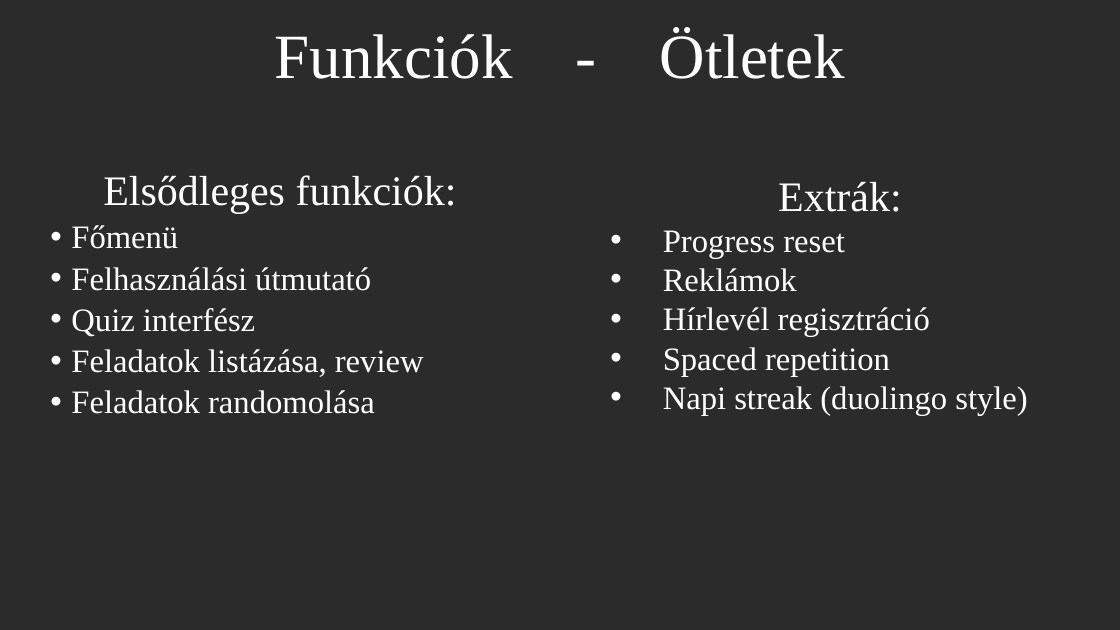
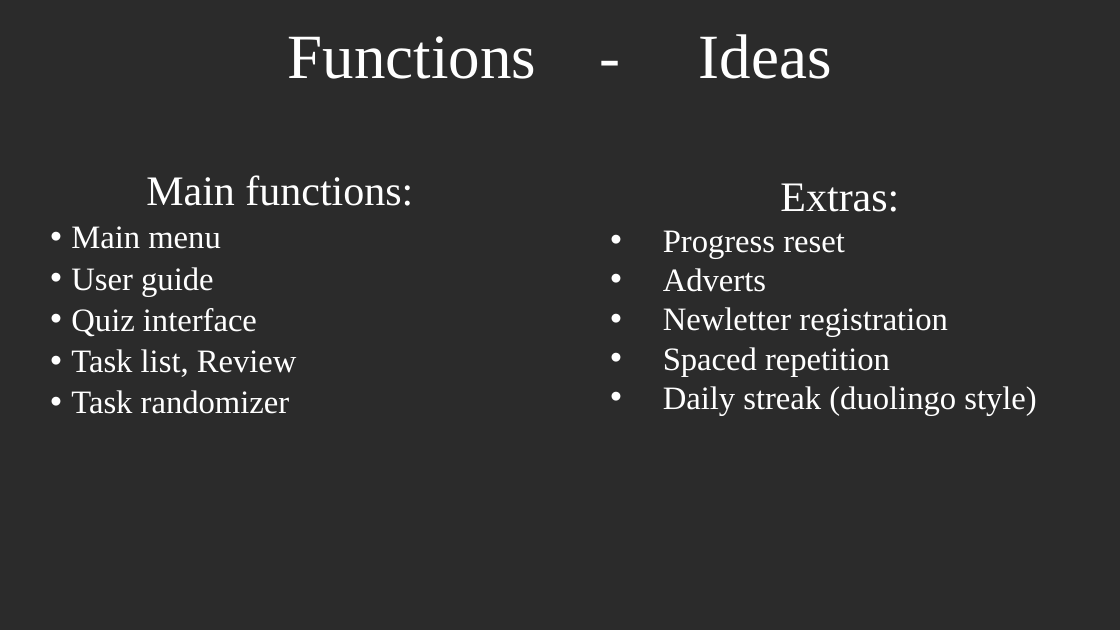
Before and after one commit to zsolti6/Erettsegizzunk, a slide deck: slide 3 of erettsegizzunk.pptx. Drawn at 1120x630 pixels with LibreOffice and Linux fonts; fonts in the diff are those of the drawing; background and template pictures are left out; a plain dark background stands for a picture behind light text. Boxes give left, top, right and bottom in pixels: in the first picture for what was removed or moved away, otherwise in the second. Text is boxed around its words. In the diff, an @@ line names an element or a change of style, - is before the commit and + after.

```diff
--- a/erettsegizzunk.pptx
+++ b/erettsegizzunk.pptx
@@ title at (288,34,832,79): text changed @@
-Funkciók - Ötletek
+Functions - Ideas
@@ text at (71,175,413,414): text changed @@
-Elsődleges funkciók:
-  • Főmenü
-  • Felhasználási útmutató
-  • Quiz interfész
-  • Feladatok listázása, review
-  • Feladatok randomolása
+Main functions:
+  • Main menu
+  • User guide
+  • Quiz interface
+  • Task list, Review
+  • Task randomizer
@@ text at (780,183,899,212): text changed @@
-Extrák:
+Extras:
@@ text at (663,268,948,337): text changed @@
-  • Reklámok
-  • Hírlevél regisztráció
+  • Adverts
+  • Newletter registration
@@ text at (663,386,1036,415): text changed @@
-  • Napi streak (duolingo style)
+  • Daily streak (duolingo style)
```
Also in this commit, not shown: 3 other slides changed, 7 slides added, 13 slides removed, 2 other files.
